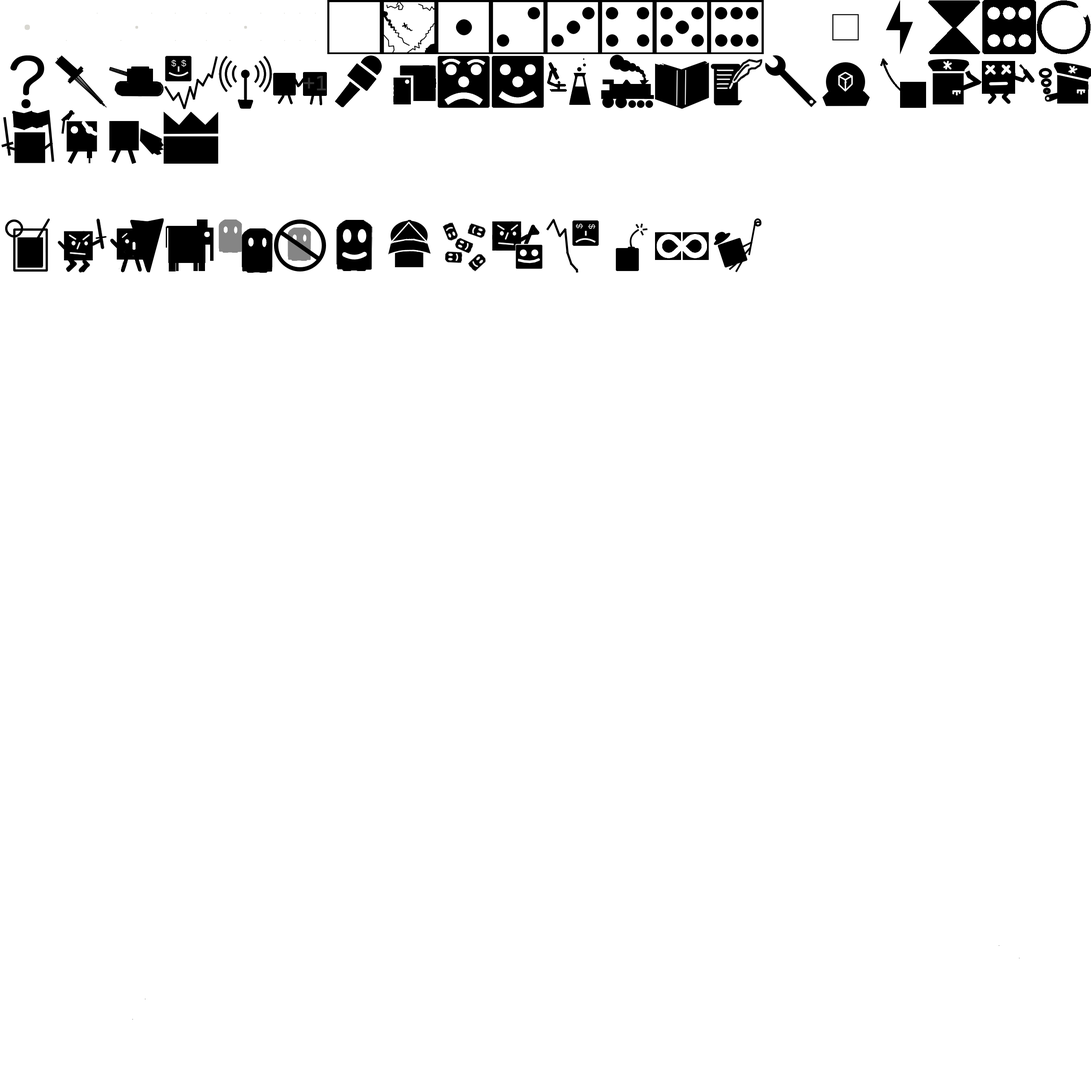
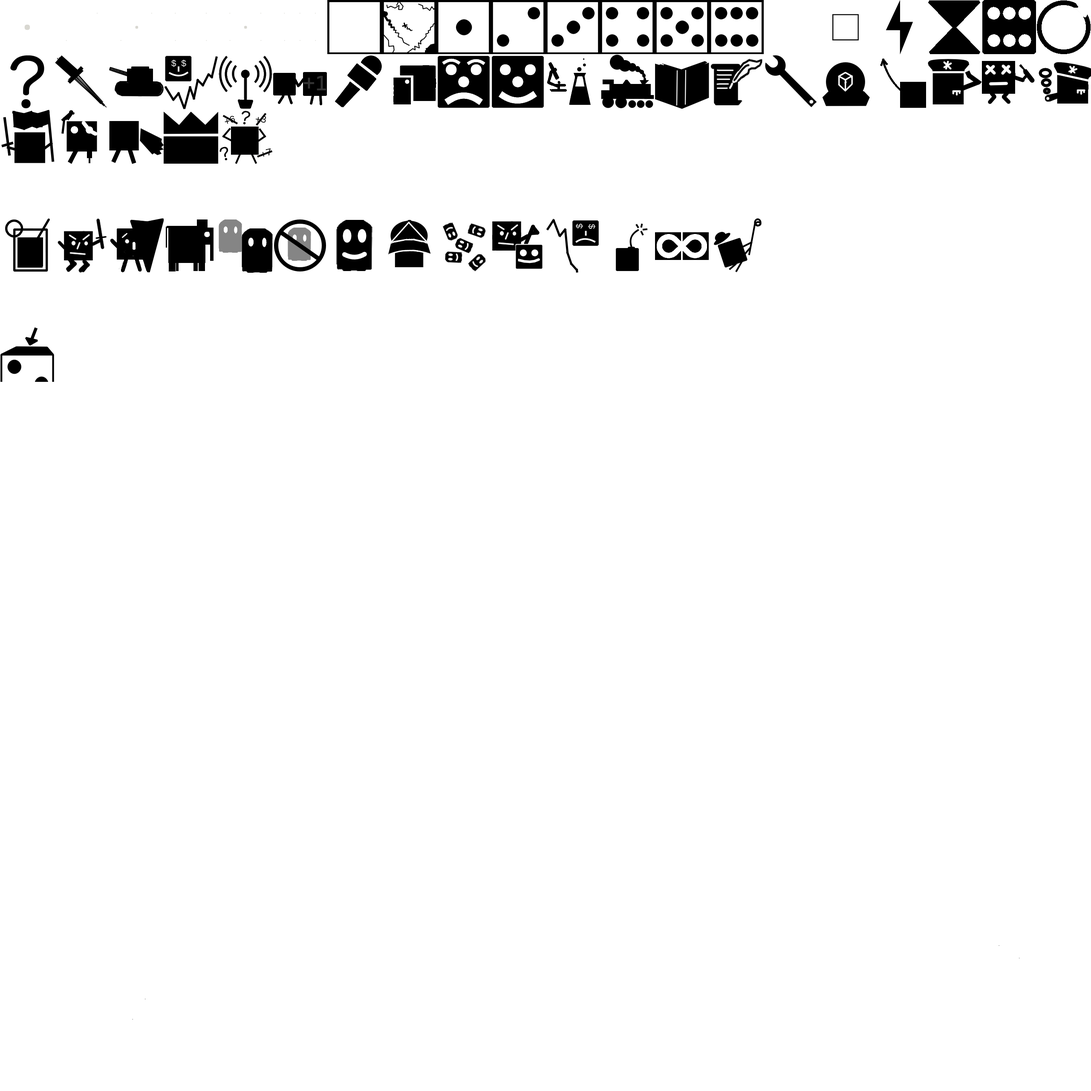
Layers edited between the first and the second 1091x1091 image:
painted on "Upgrades_Paint" over [0,110,273,383]
